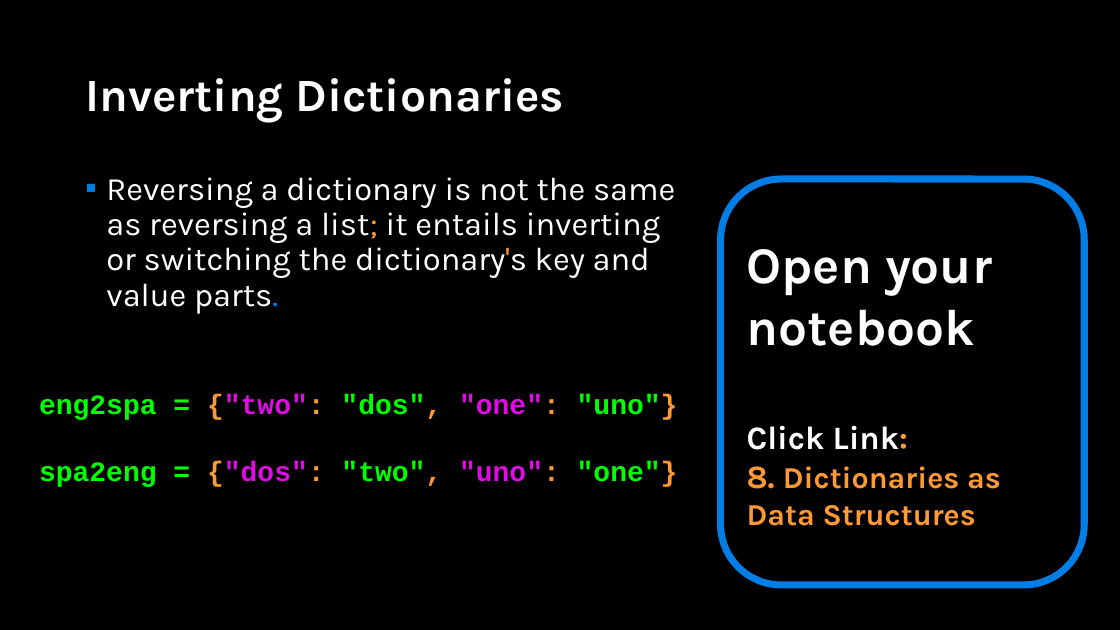
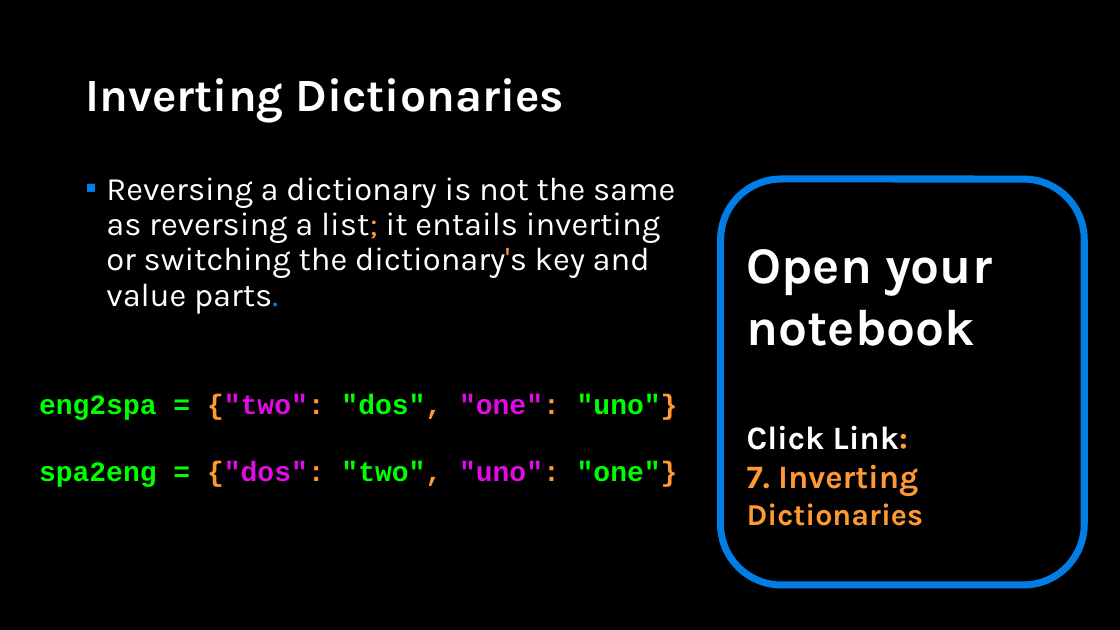
Before and after one commit to APS106/APS106-winter-2023-kinsella-goodfellow, a slide deck: slide 14 of lectures/week8/lecture2/slides/week8_lecture2.pptx (slide 15 before the commit). Drawn at 1120x630 pixels with LibreOffice and Linux fonts; fonts in the diff are those of the drawing; background and template pictures are left out. Boxes give left, top, right and bottom in pixels: in the first picture for what was removed or moved away, otherwise in the second. Text is boxed around its words. In the diff, an @@ line names an element or a change of style, - is before the commit and + after.

```diff
--- a/lectures/week8/lecture2/slides/week8_lecture2.pptx
+++ b/lectures/week8/lecture2/slides/week8_lecture2.pptx
@@ text in rounded rectangle at [747,464,923,526]: text changed @@
-8. Dictionaries as Data Structures
+7. Inverting Dictionaries
```
Also in this commit, not shown: 1 other slide changed, 9 other files.
